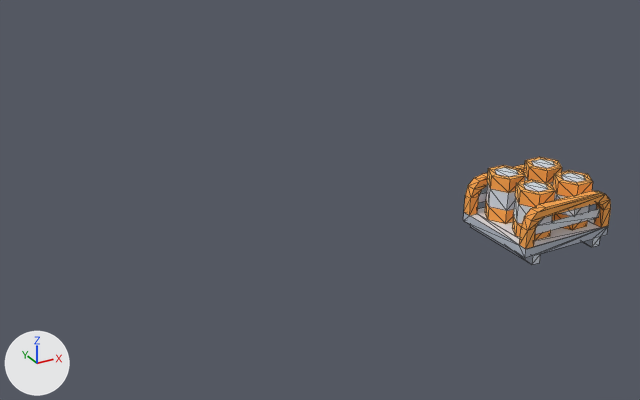
The glTF model public/models/mars/barrels_rail.glb as it was, and as the next commit left it.
The view is the same before and after, from a camera (50 mm lens) standing at (-1.03, -4.67, 2.06) and looking at (1.08, -0.82, 0.14). Every picture has the same lights, and +X, +Y and +Z are marked at lower left. The picture after the commit comes second. Mesh edges are drawn as thin lines. Where no turn or scale is listed for an object, it has been applied to the vertices.

The scene before the commit, as lines of its bpy script (objects in view):
```python
me_mesh_barrel = bpy.data.meshes.new('Mesh barrel')
me_mesh_barrel.from_pydata(...)  # 30 vertices, 56 faces; spans x -0.1..0.1, y -0.087..0.087, z 0.0..0.25
# faces by material slot: [40, 16]
me_mesh_barrel.materials.append(mat_metalred)  # orange #ffd07c
me_mesh_barrel.materials.append(mat_metal)  # white #edf0f5
me_mesh_barrel_001 = bpy.data.meshes.new('Mesh barrel.001')
me_mesh_barrel_001.from_pydata(...)  # 30 vertices, 56 faces; spans x -0.1..0.1, y -0.087..0.087, z 0.0..0.25
# faces by material slot: [40, 16]
me_mesh_barrel_001.materials.append(mat_metalred)  # orange #ffd07c
me_mesh_barrel_001.materials.append(mat_metal)  # white #edf0f5
me_mesh_barrels_rail = bpy.data.meshes.new('Mesh barrels_rail')
me_mesh_barrels_rail.from_pydata(...)  # 100 vertices, 200 faces; spans x -0.275..0.275, y -0.248..0.248, z 0.0..0.3
# faces by material slot: [42, 22, 136]
me_mesh_barrels_rail.materials.append(mat_metaldark)  # light grey #d6dbe4
me_mesh_barrels_rail.materials.append(mat_metal)  # white #edf0f5
me_mesh_barrels_rail.materials.append(mat_metalred)  # orange #ffd07c
ob_barrel = bpy.data.objects.new('barrel', me_mesh_barrel)
ob_barrel.location = (2.125, -1.612, 0.1)
ob_barrel_001 = bpy.data.objects.new('barrel.001', me_mesh_barrel_001)
ob_barrel_001.parent = ob_barrels_rail
ob_barrel_001.location = (-0.125, -0.112, 0.1)
ob_barrel_002 = bpy.data.objects.new('barrel.002', me_mesh_barrel_001)
ob_barrel_002.parent = ob_barrels_rail
ob_barrel_002.location = (-0.125, 0.112, 0.1)
ob_barrel_003 = bpy.data.objects.new('barrel.003', me_mesh_barrel_001)
ob_barrel_003.parent = ob_barrels_rail
ob_barrel_003.location = (0.125, 0.112, 0.1)
ob_barrels_rail = bpy.data.objects.new('barrels_rail', me_mesh_barrels_rail)
ob_barrels_rail.parent = ob_tmpparent
ob_barrels_rail.location = (2.0, -1.5, 0.0)
```
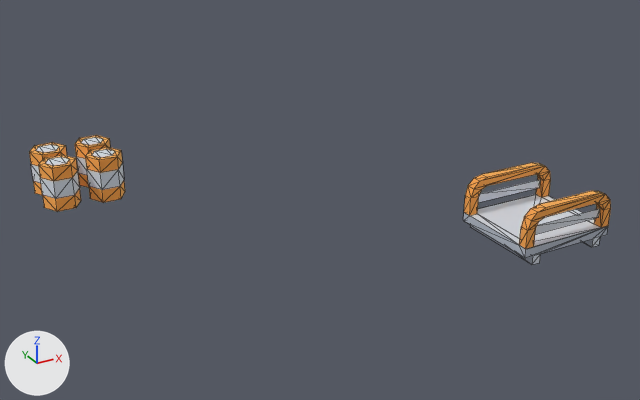
The newer file is also turned or shifted as a whole; pictures and numbers use the older file's frame.

Location of each change, [x1, y1, x2, y2] in pixels of the pictures (640 x 400 px):
'barrel.006', added
    after: [38, 155, 81, 212]
    faces in mat_metalred (orange #ffd07c): [38, 155, 81, 212]
    faces in mat_metal (white #edf0f5): [40, 157, 80, 199]
'barrel.005', added
    after: [85, 147, 125, 203]
    faces in mat_metalred (orange #ffd07c): [85, 147, 125, 203]
    faces in mat_metal (white #edf0f5): [87, 149, 124, 190]
'barrel.002', deleted
    before: [485, 165, 525, 224]
    faces in mat_metalred (orange #ffd07c): [485, 165, 525, 224]
    faces in mat_metal (white #edf0f5): [486, 167, 519, 211]
'barrel.001', deleted
    before: [512, 179, 555, 240]
    faces in mat_metalred (orange #ffd07c): [512, 179, 555, 240]
    faces in mat_metal (white #edf0f5): [513, 182, 552, 225]
'barrel', deleted
    before: [552, 170, 593, 230]
    faces in mat_metalred (orange #ffd07c): [552, 170, 593, 230]
    faces in mat_metal (white #edf0f5): [554, 173, 590, 216]
'barrel.008', added
    after: [75, 135, 110, 188]
    faces in mat_metalred (orange #ffd07c): [75, 135, 110, 188]
    faces in mat_metal (white #edf0f5): [76, 137, 103, 175]
'barrel.003', deleted
    before: [524, 157, 562, 186]
    faces in mat_metalred (orange #ffd07c): [524, 157, 562, 183]
    faces in mat_metal (white #edf0f5): [524, 159, 555, 186]
'barrel.007', added
    after: [29, 142, 67, 196]
    faces in mat_metalred (orange #ffd07c): [29, 142, 67, 196]
    faces in mat_metal (white #edf0f5): [31, 145, 59, 183]

The change in detail:
Mesh me_mesh_barrel_006 is new.
It has 30 vertices, 56 faces and spans x -3.975..-3.775, y 3.025..3.198, z 0.1..0.35.
Faces by material slot: [40, 16].
It uses material mat_metalred (orange #ffd07c).
It uses material mat_metal (white #edf0f5).
Mesh me_mesh_barrel_008 is new.
It has 30 vertices, 56 faces and spans x -4.225..-4.025, y 3.025..3.198, z 0.1..0.35.
Faces by material slot: [40, 16].
It uses material mat_metalred (orange #ffd07c).
It uses material mat_metal (white #edf0f5).
Mesh me_mesh_barrel_007 is new.
It has 30 vertices, 56 faces and spans x -4.225..-4.025, y 2.802..2.975, z 0.1..0.35.
Faces by material slot: [40, 16].
It uses material mat_metalred (orange #ffd07c).
It uses material mat_metal (white #edf0f5).
Mesh me_mesh_barrel_005 is new.
It has 30 vertices, 56 faces and spans x -3.975..-3.775, y 2.802..2.975, z 0.1..0.35.
Faces by material slot: [40, 16].
It uses material mat_metalred (orange #ffd07c).
It uses material mat_metal (white #edf0f5).
Object 'barrel' (ob_barrel) is deleted.
Object 'barrel.001' (ob_barrel_001) is deleted.
Object 'barrel.002' (ob_barrel_002) is deleted.
Object 'barrel.003' (ob_barrel_003) is deleted.
Object 'barrel.008' (ob_barrel_008) is new; it shows me_mesh_barrel_006.
Its location is (4.0, -3.0, 0.0).
Object 'barrel.007' (ob_barrel_007) is new; it shows me_mesh_barrel_008.
Its location is (4.0, -3.0, 0.0).
Object 'barrel.006' (ob_barrel_006) is new; it shows me_mesh_barrel_007.
Its location is (4.0, -3.0, 0.0).
Object 'barrel.005' (ob_barrel_005) is new; it shows me_mesh_barrel_005.
Its location is (4.0, -3.0, 0.0).
